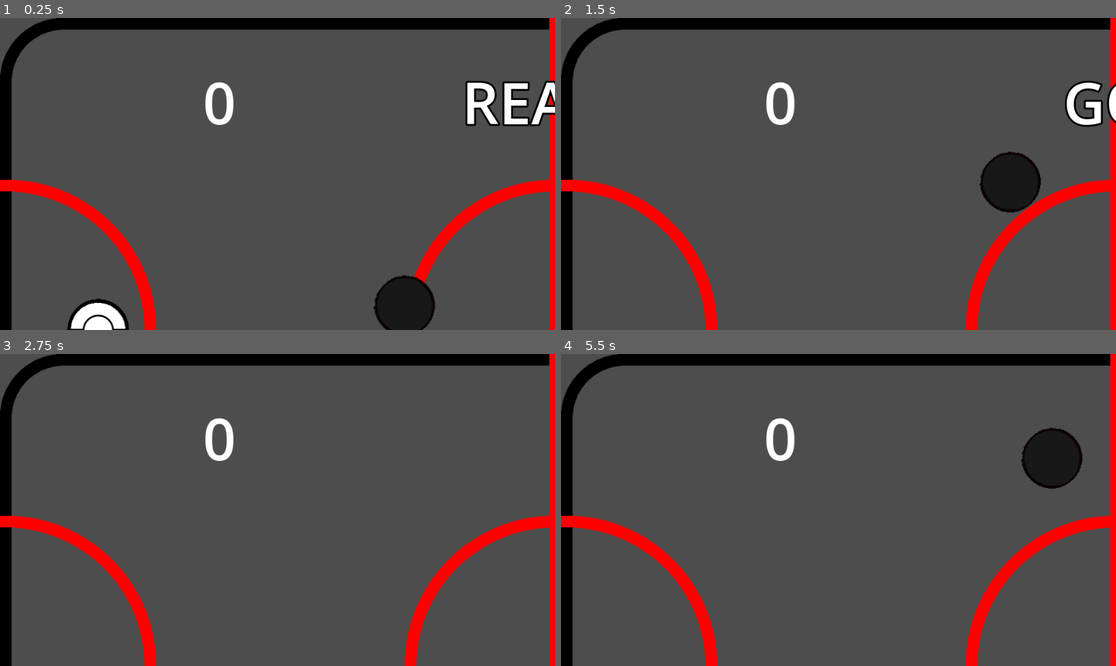
Above: before the commit, frames 1-4 (two rows, left to right).
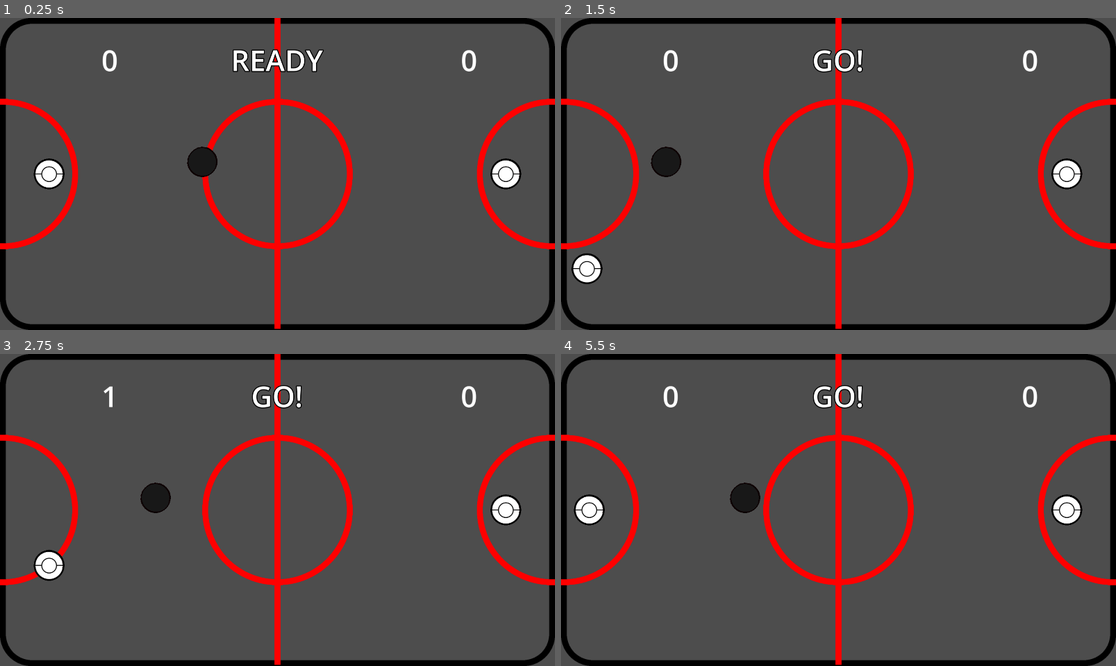
Above: after the commit, the same moments.

Repository: SingleArity/CoffeeTableAirHockey
Game: Godot game, scene res://Scenes/Game.tscn
The game is run twice, just before and just after one commit, with the same random seed, the same clock (stepped at 60 frames per second) and the same inputs.
Inputs:
- Up to frame 1 (0.25 s): no input
- Up to frame 2 (1.5 s): tap Enter (ui_accept) at 0.5, 0.77, 1.07 s; hold G (move_right) 0.53-1.28 s; tap 6 (ready_p1, bound only after the commit) at 0.6 s; tap T (ready_p2, bound only after the commit) at 0.8, 1.35 s; hold F (move_back) from 1.28 s (still down)
- Up to frame 3 (2.75 s): tap Enter (ui_accept) at 1.52, 1.55, 1.82, 2.1 s; release F (move_back) at 2.03 s; hold G (move_right) from 2.03 s (still down); tap 6 (ready_p1, bound only after the commit) at 2.3 s
- Up to frame 4 (5.5 s): release G (move_right) at 2.78 s; hold R (move_forward) 2.78-3.53 s; tap A (block) at 2.85 s; tap Enter (ui_accept) at 3.02, 3.32, 3.77, 3.8, 4.07, 4.52, 4.82 s; tap T (ready_p2, bound only after the commit) at 3.05, 5.3 s; hold D (move_left) 3.53-5.03 s; tap B (block_p2) at 3.6 s; tap 2 (pause_p1, bound only after the commit) at 4.15 s; tap Down (move_back_p2) at 4.35 s; tap 6 (ready_p1, bound only after the commit) at 4.55 s; tap E (pause_p2, bound only after the commit) at 4.9 s; hold F (move_back) from 5.03 s (still down); tap Up (move_forward_p2) at 5.1 s

The runs differ from the first frame. In frame 1, 19% of the frame differs, in the area x 0-100%, y 0-100%; in frame 2, 18%; in frame 3, 16%; in frame 4, 17%.

Commit message:
just making things minimally playable by having a game reset button for when issues come up

Diff:
--- a/Scenes/Game.tscn
+++ b/Scenes/Game.tscn
@@ -80,7 +80,6 @@
 
 [node name="Game" type="Node2D"]
 script = ExtResource("1_r0ebw")
-computer_mode = true
 
 [node name="Puck" type="Node2D" parent="." groups=["puck"]]
 z_index = 1
--- a/Scripts/game_script.gd
+++ b/Scripts/game_script.gd
@@ -25,12 +25,16 @@
 @onready var p1 = $Mallet_P1
 @onready var p2 = $Mallet_P2
 
+var paused_control_player
+
 func _ready():
 	# Initialize the game in READY state
 	change_state(GameState.READY)
 
 	# Connect to the signal that triggers the start of play
 	SignalBus.start_play.connect(_on_start_play)
+
+	SignalBus.pause.connect(on_pause_pressed)
 
 	# Connect to the signal that indicates a score
 	SignalBus.score_updated.connect(_on_score_updated)
@@ -89,6 +93,11 @@
 		# Reset scores and change to READY state
 		reset_game()
 
+#currently just restarts game
+func on_pause_pressed(player_id):
+	paused_control_player = player_id
+	get_tree().reload_current_scene()
+
 func _on_score_updated(player_id):
 	if current_state == GameState.PLAY:
 		# Update score for the player who scored
--- a/Scripts/signal_bus.gd
+++ b/Scripts/signal_bus.gd
@@ -2,6 +2,9 @@
 
 # Signal to start play from READY state
 signal start_play
+
+#signal when pause is pressed, whether already paused or not
+signal pause(player_id)
 
 # Signal when player scores a point, includes player ID
 signal score_updated(player_id)
@@ -13,6 +16,10 @@
 func emit_start_play() -> void:
 	emit_signal("start_play")
 
+#function to emit the pause signal
+func emit_pause(player_id: int) -> void:
+	emit_signal("pause", player_id)
+
 # Function to emit the score_updated signal
 func emit_score_updated(player_id: int) -> void:
 	emit_signal("score_updated", player_id)
--- a/Scripts/table.gd
+++ b/Scripts/table.gd
@@ -1,5 +1,6 @@
 extends Node2D
 
+@onready var game = get_node("/root/Game")
 @onready var goal1_region = $Goal1
 @onready var goal2_region = $Goal2
 
@@ -12,11 +13,17 @@
 
 # Called every frame. 'delta' is the elapsed time since the previous frame.
 func _process(_delta: float) -> void:
-	# Check if the space bar is pressed to start the game
-	if Input.is_action_just_pressed("ui_accept"):
+	# Check if either ready button is pressed to start the game
+	if (Input.is_action_just_pressed("ready_p1") or
+	Input.is_action_just_pressed("ready_p2")):
 		# Emit signal to start the game
 		print("Starting game...")
 		SignalBus.emit_start_play()
+
+	elif(Input.is_action_just_pressed("pause_p1")):
+		SignalBus.emit_pause(0)
+	elif(Input.is_action_just_pressed("pause_p2")):
+		SignalBus.emit_pause(1)
 
 # Check if the object is a Puck
 func is_puck(body: Node) -> bool:
--- a/project.godot
+++ b/project.godot
@@ -21,8 +21,9 @@
 
 [display]
 
-window/size/viewport_width=960
-window/size/viewport_height=540
+window/size/viewport_width=1920
+window/size/viewport_height=1080
+window/size/mode=3
 
 [dotnet]
 
@@ -112,7 +113,27 @@
 }
 spin_p2={
 "deadzone": 0.5,
-"events": [Object(InputEventKey,"resource_local_to_scene":fa …(140 unchanged characters)… d":false,"keycode":0,"physical_keycode":67,"key_label":0,"unicode":99,"location":0,"echo":false,"script":null)
+"events": [Object(InputEventKey,"resource_local_to_scene":fa …(140 unchanged characters)… d":false,"keycode":0,"physical_keycode":90,"key_label":0,"unicode":122,"location":0,"echo":false,"script":null)
+]
+}
+ready_p1={
+"deadzone": 0.5,
+"events": [Object(InputEventKey,"resource_local_to_scene":false,"resource_name":"","device":-1,"window_id":0,"alt_pressed":false,"shift_pressed":false,"ctrl_pressed":false,"meta_pressed":false,"pressed":false,"keycode":0,"physical_keycode":54,"key_label":0,"unicode":54,"location":0,"echo":false,"script":null)
+]
+}
+ready_p2={
+"deadzone": 0.5,
+"events": [Object(InputEventKey,"resource_local_to_scene":false,"resource_name":"","device":-1,"window_id":0,"alt_pressed":false,"shift_pressed":false,"ctrl_pressed":false,"meta_pressed":false,"pressed":false,"keycode":0,"physical_keycode":84,"key_label":0,"unicode":116,"location":0,"echo":false,"script":null)
+]
+}
+pause_p1={
+"deadzone": 0.5,
+"events": [Object(InputEventKey,"resource_local_to_scene":false,"resource_name":"","device":-1,"window_id":0,"alt_pressed":false,"shift_pressed":false,"ctrl_pressed":false,"meta_pressed":false,"pressed":false,"keycode":0,"physical_keycode":50,"key_label":0,"unicode":50,"location":0,"echo":false,"script":null)
+]
+}
+pause_p2={
+"deadzone": 0.5,
+"events": [Object(InputEventKey,"resource_local_to_scene":false,"resource_name":"","device":-1,"window_id":0,"alt_pressed":false,"shift_pressed":false,"ctrl_pressed":false,"meta_pressed":false,"pressed":false,"keycode":0,"physical_keycode":69,"key_label":0,"unicode":101,"location":0,"echo":false,"script":null)
 ]
 }
 
Not shown, changed: export_presets.cfg
